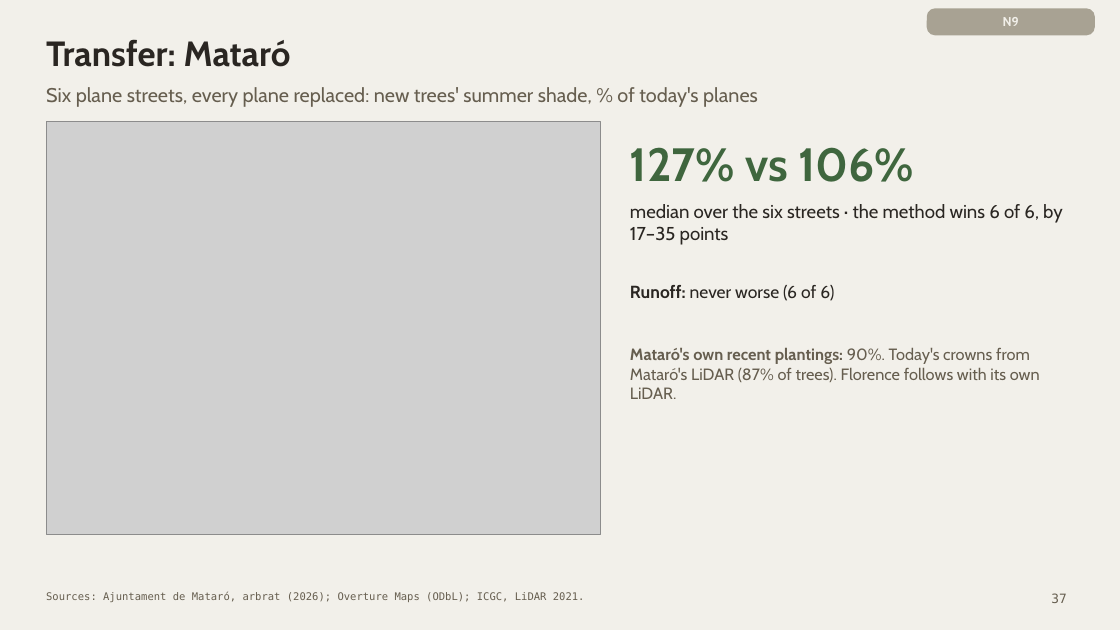
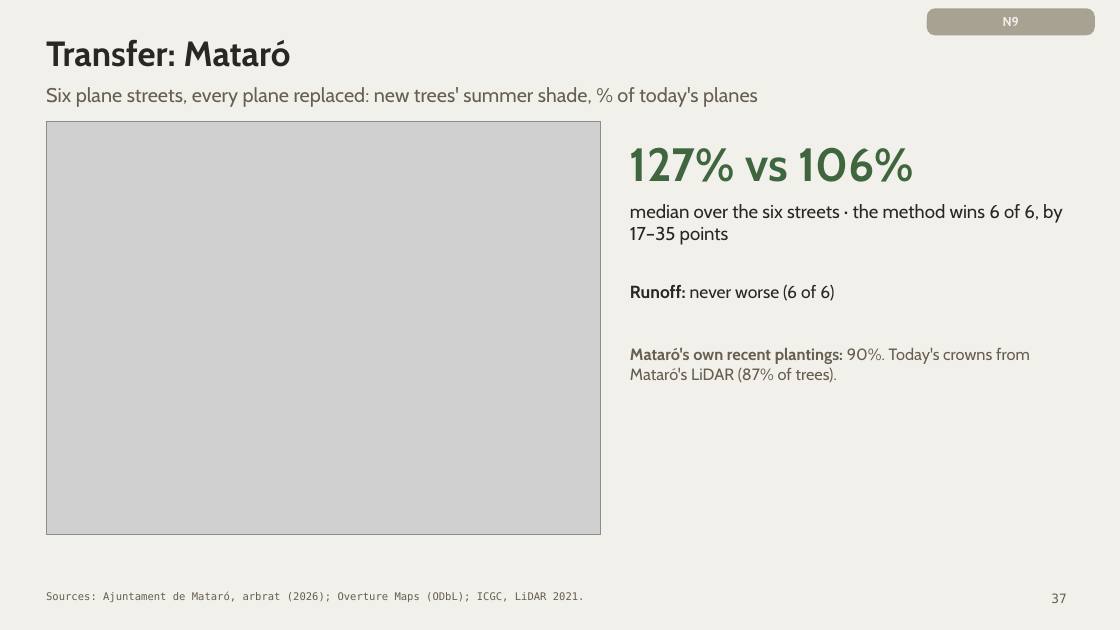
Before and after one commit to giofox96/shade-and-sponge, a slide deck: slide 37 of slides/final/shade_and_sponge_final_new.pptx. Drawn at 1120x630 pixels with LibreOffice and Linux fonts; fonts in the diff are those of the drawing; grey boxes stand for pictures. Boxes give left, top, right and bottom in pixels: in the first picture for what was removed or moved away, otherwise in the second. Text is boxed around its words. In the diff, an @@ line names an element or a change of style, - is before the commit and + after.

```diff
--- a/slides/final/shade_and_sponge_final_new.pptx
+++ b/slides/final/shade_and_sponge_final_new.pptx
@@ text at box(630, 348, 1030, 382): text changed @@
-Mataró's own recent plantings: 90%. Today's crowns from Mataró's LiDAR (87% of trees). Florence follows with its own LiDAR.
+Mataró's own recent plantings: 90%. Today's crowns from Mataró's LiDAR (87% of trees).
```
Also in this commit, not shown: 2 other slides changed, 1 slide added, 1 other file.
